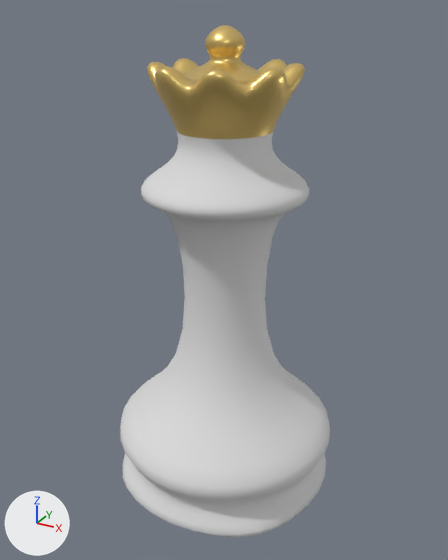
Two versions of the glTF model app/src/main/assets/models/sade_q_w.glb, one commit apart.
Camera for both pictures: a camera (50 mm lens) standing at (0.527, -0.963, 0.927) and looking at (-0.001, -0.002, 0.447). Lighting does not change. The marker at lower left points along +X, +Y and +Z. The picture after the commit comes second. Vertices at exactly the same position are counted once.

Objects in the first picture: 'x'.
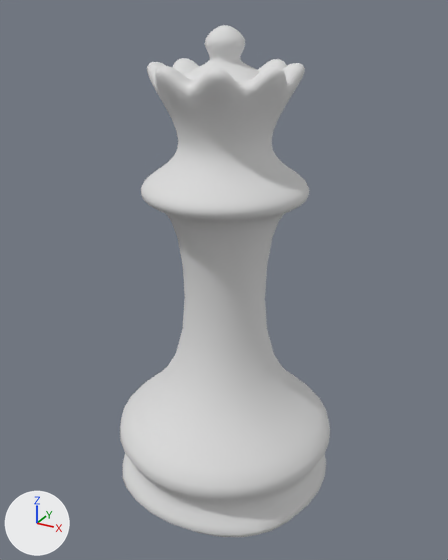
The newer file is also rescaled (x0.189) as a whole; pictures and numbers use the older file's frame.

Pixel boxes (x1, y1, x2, y2) of what changed, in the pictures (448 x 560 px):
part 1 of me_queen_white_0, recoloured (yellow to light grey)
    both: (147, 25, 305, 139)

What changed in the scene script:
```text
Change me_queen_white_0:
    where me_queen_white_0.from_pydata(...)  # 2434 vertices, 4864 faces; spans x -0.224..0.224, y -0.224..0.224, z 0.0..0.9
    used by ob_x; location = (0.0, 0.0, 0.0)
    me_queen_white_0 part 1: 2624 faces spanning x -0.125..0.125, y -0.125..0.125, z 0.732..0.9 switch from mat_tepe_vurgu (yellow #ebcb7c) to mat_white (light grey #dcdcdc)
```
